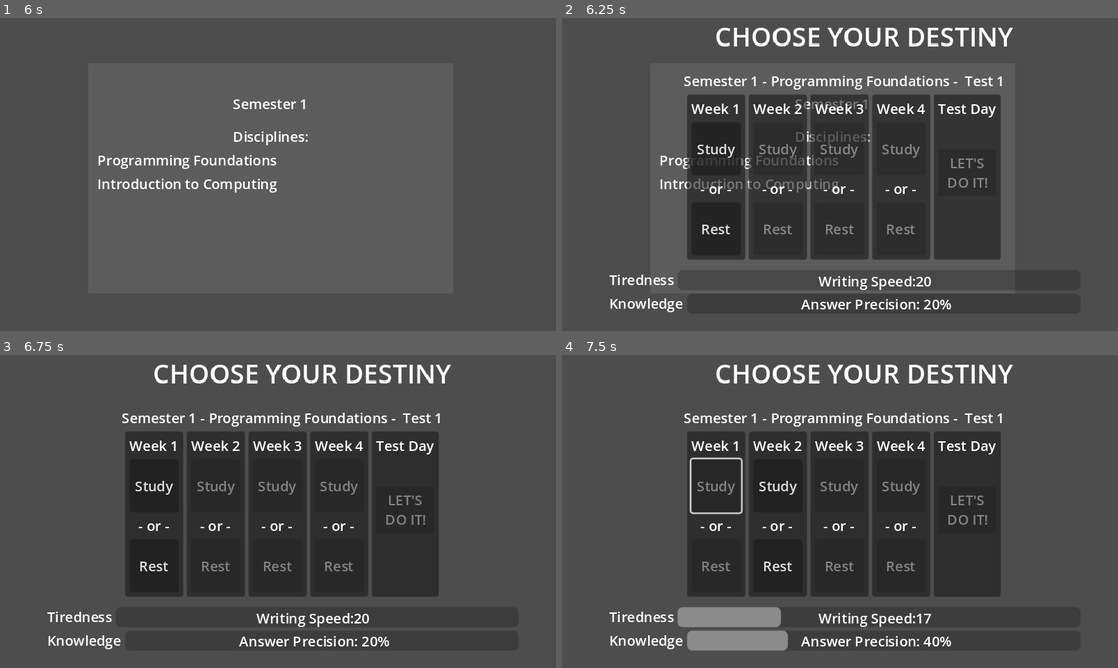
Above: before the commit, frames 1-4 (two rows, left to right).
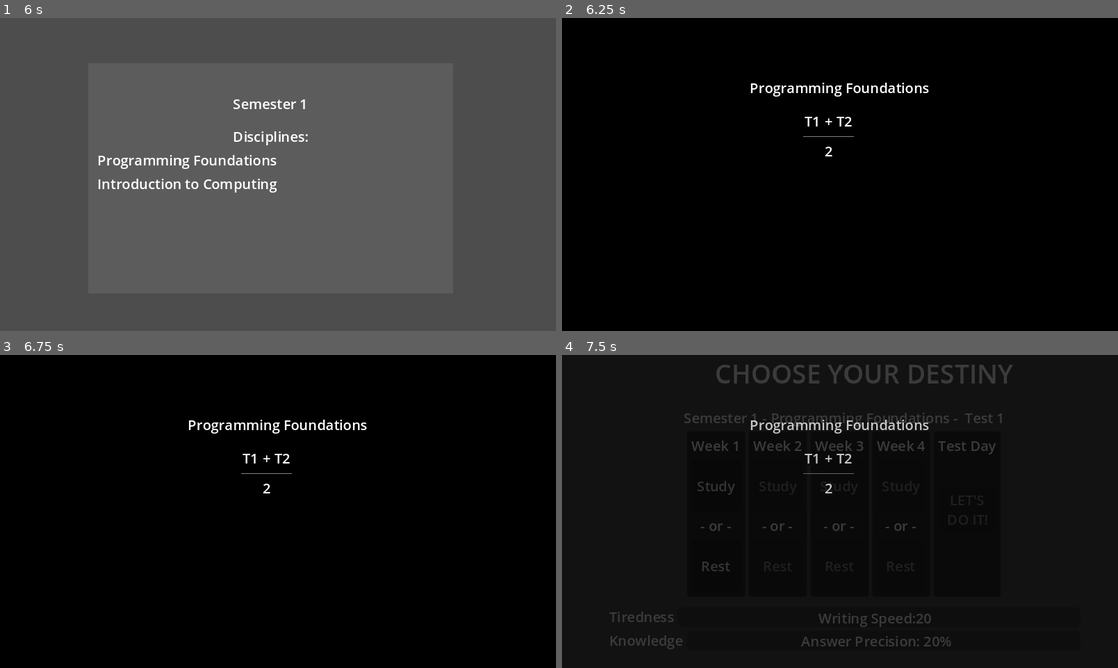
Above: after the commit, the same moments.

Repository: Dev-Hauffman/Magnum_Factum
Game: Godot game, scene res://scenes/main.tscn
Two runs of this game, one before a commit and one after it. Both use one fixed random seed, a clock stepped at 60 frames per second and the inputs below.
Inputs (mouse positions are in pixels of both pictures, inside the frame that each line leads up to):
- Up to frame 1 (6 s): click "Start Game" at 0.5 s; tap Enter at 1.25, 5.75 s; move the mouse to (400, 158) at 1.27 s; press the mouse at (400, 158) at 1.28 s; hold Right (ui_right) 1.28-2 s; release the mouse at (400, 158) at 2 s; drag from (166, 190) to (250, 237) at 2.02 s; move the mouse to (333, 105) at 2.77 s; press the mouse at (333, 105) at 2.78 s; hold Right (ui_right) 2.78-3.5 s; tap Mouse wheel up (zoom_in) at 2.85 s; release the mouse at (333, 105) at 3.5 s; tap Space at 3.5 s; drag from (250, 237) to (111, 127) at 3.52 s; move the mouse to (444, 221) at 4.27 s; press the mouse at (444, 221) at 4.28 s; hold Left (ui_left) 4.28-5 s; release the mouse at (444, 221) at 5 s; drag from (111, 127) to (194, 96) at 5.02 s; move the mouse to (305, 174) at 5.77 s; hold Down (ui_down) from 5.78 s (still down); hold Middle mouse button (pan_button) from 5.78 s (still down)
- Up to frame 2 (6.25 s): keep holding Down (ui_down); keep holding Middle mouse button (pan_button); click (867, 174) at 6.05 s
- Up to frame 3 (6.75 s): release Down (ui_down) at 6.5 s; release Middle mouse button (pan_button) at 6.5 s; drag from (194, 433) to (166, 527) at 6.52 s
- Up to frame 4 (7.5 s): click "Study" at 7.25 s

Frame 1 is identical in both runs. In frame 2, 100% of the frame differs, in the area x 0-100%, y 0-100%; in frame 3, 100%; in frame 4, 100%.

Commit message:
game over screen

Diff:
--- a/project.godot
+++ b/project.godot
@@ -40,6 +40,11 @@
 "events": [Object(InputEventMouseButton,"resource_local_to_scene":false,"resource_name":"","device":-1,"window_id":0,"a …(259 unchanged characters)…
 ]
 }
+left_mouse_button={
+"deadzone": 0.5,
+"events": [Object(InputEventMouseButton,"resource_local_to_scene":false,"resource_name":"","device":-1,"window_id":0,"alt_pressed":false,"shift_pressed":false,"ctrl_pressed":false,"meta_pressed":false,"button_mask":1,"position":Vector2(234, 10),"global_position":Vector2(238, 53),"factor":1.0,"button_index":1,"canceled":false,"pressed":true,"double_click":false,"script":null)
+]
+}
 
 [rendering]
 
--- a/scenes/game_manager.gd
+++ b/scenes/game_manager.gd
@@ -5,6 +5,7 @@
 var current_scene
 var current_tiredness_level:int = 0
 var current_test_info:Array = []
+var tests_order_index:int = 0
 
 
 @onready var semester_manager:SemesterManager = $SemesterManager
@@ -38,11 +39,12 @@
 		end_semester()
 	else:
 		var next_test:Array = semester_manager.tests_order.pop_front()
+		tests_order_index = next_test[1]
 		current_test_info = next_test
 		var test_preparation = preload("res://scenes/test_preparation/test_preparation.tscn").instantiate()
 		current_scene = test_preparation
 		add_child(test_preparation)
-		test_preparation.initialize(next_test[0], str(next_test[1]), current_tiredness_level, current_semester)
+		test_preparation.initialize(next_test[0], str(next_test[1]), current_tiredness_level, current_semester, semester_manager.disciplines_data[next_test[0]]["scores"])
 		test_preparation.finished_preparation.connect(Callable(self, "run_test"))
 		test_preparation.stress_defined.connect(Callable(self, "update_accumulated_stress"))
 
@@ -54,7 +56,7 @@
 	if passed:
 		set_current_semester_disciplines()
 	if not passed:
-		print_debug("GAME OVER")
+		end_game()
 
 
 func run_test(writing_speed, precision):
@@ -73,4 +75,16 @@
 
 func treat_test_end(score:float):
 	semester_manager.disciplines_data[current_test_info[0]]["scores"].append(score)
+	if tests_order_index + 1 == 1:
+		var necessary_score:float = 14.0 - score
+		if necessary_score > 10:
+			end_game()
+	if tests_order_index + 1 == semester_manager.disciplines_data[current_test_info[0]]["quantity"]:
+		var passed:bool = semester_manager.check_final_grades()
+		if not passed:
+			end_game()
 	run_semester()
+
+
+func end_game():
+	get_tree().change_scene_to_file("res://scenes/game_over/game_over.tscn")
--- /dev/null
+++ b/scenes/game_over/game_over.gd
@@ -0,0 +1,6 @@
+extends ColorRect
+
+
+func _input(event):
+	if event.is_action_pressed("left_mouse_button"):
+		get_tree().change_scene_to_file("res://scenes/main_menu/main_menu.tscn")
--- /dev/null
+++ b/scenes/game_over/game_over.tscn
@@ -0,0 +1,63 @@
+[gd_scene load_steps=2 format=3 uid="uid://dckyei64f0fq6"]
+
+[ext_resource type="Script" path="res://scenes/game_over/game_over.gd" id="1_7qppo"]
+
+[node name="GameOver" type="ColorRect"]
+anchors_preset = 15
+anchor_right = 1.0
+anchor_bottom = 1.0
+grow_horizontal = 2
+grow_vertical = 2
+color = Color(0, 0, 0, 1)
+script = ExtResource("1_7qppo")
+
+[node name="GameLabel" type="Label" parent="."]
+layout_mode = 0
+offset_left = 216.0
+offset_top = -1.0
+offset_right = 417.0
+offset_bottom = 98.0
+theme_override_font_sizes/font_size = 70
+text = "GAME"
+
+[node name="OverLabel" type="Label" parent="."]
+layout_mode = 0
+offset_left = 229.0
+offset_top = 70.0
+offset_right = 412.0
+offset_bottom = 169.0
+theme_override_font_sizes/font_size = 70
+text = "OVER"
+
+[node name="FailReasonLabel" type="Label" parent="."]
+layout_mode = 0
+offset_left = 160.0
+offset_top = 164.0
+offset_right = 492.0
+offset_bottom = 190.0
+text = "You failed to pass on a discipline"
+horizontal_alignment = 1
+
+[node name="FailurePhrase" type="Label" parent="."]
+layout_mode = 1
+anchors_preset = 8
+anchor_left = 0.5
+anchor_top = 0.5
+anchor_right = 0.5
+anchor_bottom = 0.5
+offset_left = -55.0
+offset_top = 20.0
+offset_right = 58.0
+offset_bottom = 46.0
+grow_horizontal = 2
+grow_vertical = 2
+text = "Now you think this course might not be what you want"
+horizontal_alignment = 1
+
+[node name="Label" type="Label" parent="."]
+layout_mode = 0
+offset_left = 415.0
+offset_top = 328.0
+offset_right = 627.0
+offset_bottom = 354.0
+text = "Click to head to main menu"
--- a/scenes/semester_manager.gd
+++ b/scenes/semester_manager.gd
@@ -51,12 +51,13 @@
 func check_final_grades() -> bool:
 	var passed:bool = true
 	for discipline in disciplines_data:
-		var final_score:float = 0
-		for score in disciplines_data[discipline]["scores"]:
-			final_score += score
-		final_score = snapped(final_score / float(disciplines_data[discipline]["quantity"]), 0.1)
-		print_debug(discipline + "final score is: " + str(final_score))
-		disciplines_data[discipline]["final_grade"] = final_score
-		if final_score < 7.0:
-			passed = false
+		if disciplines_data[discipline]["quantity"] == disciplines_data[discipline]["scores"].size():
+			var final_score:float = 0
+			for score in disciplines_data[discipline]["scores"]:
+				final_score += score
+			final_score = snapped(final_score / float(disciplines_data[discipline]["quantity"]), 0.1)
+			print_debug(discipline + "final score is: " + str(final_score))
+			disciplines_data[discipline]["final_grade"] = final_score
+			if final_score < 7.0:
+				passed = false
 	return passed
--- a/scenes/test_preparation/test_preparation.gd
+++ b/scenes/test_preparation/test_preparation.gd
@@ -8,10 +8,13 @@
 var number_of_weeks:int = 4
 var rest_amount:int = 15
 var stress_amount:int = 25
-var writing_speed:int = 10
-var precision:int
+var writing_speed:int
+var precision:int = 20
 var choice_panels:Array = []
 var choice_panels_index:int = 1
+
+var preview_precision:int
+var preview_writing_speed:int
 
 
 @onready var test_name_label:Label = $VBoxContainer/TestNameLabel
@@ -25,13 +28,24 @@
 @onready var knowledge_bar_preview = $HBoxContainer3/VBoxContainer2/KnowledgeContainer/KnowledgeBar/KnowledgeBarPreview
 @onready var tiredness_preview_animation = $HBoxContainer3/VBoxContainer2/TirednessContainer/TirednessBar/TirednessBarPreview/TirednessPreviewAnimation
 @onready var knowledge_animation_preview = $HBoxContainer3/VBoxContainer2/KnowledgeContainer/KnowledgeBar/KnowledgeBarPreview/KnowledgeAnimationPreview
+@onready var overview_animation_player = $OverviewAnimationPlayer
+@onready var score_warning = $Overview/ScoreWarning
+@onready var first_test_value = $Overview/FormulaContainer/FormulaDenominator/FirstTestValue
+@onready var discipline_name = $Overview/DisciplineName
 
 
-func initialize(test_name:String, test_number:String, stress_level:int, semester_number:int):
+func _ready():
+	overview_animation_player.play("Fade out")
+
+func initialize(test_name:String, test_number:String, stress_level:int, semester_number:int, scores:Array):
 	test_name_label.text = "Semester " + str(semester_number) + " - " + test_name + " - " +  " Test " + str(int(test_number)+1)
 	tiredness_bar.value = stress_level
 	update_speed_value()
 	populate_choices()
+	discipline_name.text = test_name
+	if int(test_number) > 0:
+		update_formula(scores)
+		populate_score_warn(scores)
 
 
 func populate_choices():
@@ -60,10 +74,12 @@
 		knowledge_bar_preview.value = knowledge_bar.value + 100 / number_of_weeks
 	else:
 		knowledge_bar_preview.value = 100
+	answer_precision_value.text = "Answer Precision: " + str(get_precision_value(knowledge_bar_preview.value)) +"%"
 	if tiredness_bar.value != 100:
 		tiredness_bar_preview.value = tiredness_bar.value + stress_amount
 	else:
 		tiredness_bar_preview.value = 100
+	writing_speed_value.text = "Writing Speed:" + str(get_writing_speed_value(tiredness_bar_preview.value))
 	knowledge_animation_preview.play("Pulse")
 	tiredness_preview_animation.play("Pulse")
 
@@ -71,6 +87,8 @@
 func remove_preview():
 	knowledge_bar_preview.value = 0
 	tiredness_bar_preview.value = 0
+	writing_speed_value.text = "Writing Speed:" + str(writing_speed)
+	answer_precision_value.text = "Answer Precision: " + str(precision) +"%"
 	if tiredness_preview_animation.is_playing():
 		tiredness_preview_animation.stop()
 	if knowledge_animation_preview.is_playing():
@@ -83,6 +101,7 @@
 		tiredness_preview_animation.play("Pulse")
 	else:
 		tiredness_bar_preview.value = 0
+	writing_speed_value.text = "Writing Speed:" + str(get_writing_speed_value(tiredness_bar_preview.value))
 
 
 func study_selected():
@@ -96,18 +115,23 @@
 
 
 func update_precision_value():
-	if knowledge_bar.value == 100:
-		precision = 80
-	elif knowledge_bar.value >= 75:
-		precision = 60
-	elif knowledge_bar.value >= 50:
-		precision = 50
-	elif knowledge_bar.value >= 25:
-		precision = 40
+	precision = get_precision_value(knowledge_bar.value)
+	answer_precision_value.text = "Answer Precision: " + str(precision) +"%"
+
+
+func get_precision_value(value:int) -> int:
+	var result:int
+	if value == 100:
+		result = 80
+	elif value >= 75:
+		result = 60
+	elif value >= 50:
+		result = 50
+	elif value >= 25:
+		result = 40
 	else:
-		precision = 20
-	knowledge_bar.tooltip_text = "Your answer precision is " + str(precision)
-	answer_precision_value.text = "Answer Precision: " + str(precision) +"%"
+		result = 20
+	return result
 
 
 func rest_selected():
@@ -122,11 +146,15 @@
 
 
 func update_speed_value():
-	writing_speed = 20 - (tiredness_bar.value/10)
+	writing_speed = get_writing_speed_value(tiredness_bar.value)
+	writing_speed_value.text = "Writing Speed:" + str(writing_speed)
+
+
+func get_writing_speed_value(value:int) -> int:
+	var result:int = 20 - (float(value)/10.0)
 	if writing_speed == 0:
 		writing_speed = 10
-	tiredness_bar.tooltip_text = "Your writing speed is at " + str(writing_speed)
-	writing_speed_value.text = "Writing Speed:" + str(writing_speed)
+	return result
 
 
 func enable_next_choice_panel():
@@ -143,3 +171,13 @@
 func _on_button_pressed():
 	emit_signal("finished_preparation", writing_speed, precision)
 	emit_signal("stress_defined", tiredness_bar.value)
+
+
+func populate_score_warn(scores:Array):
+	var necessary_score:float = 14.0 - scores[0]
+	score_warning.text = "You need to score " + str(necessary_score)
+	score_warning.visible = true
+
+
+func update_formula(scores:Array):
+	first_test_value.text = str(scores[0])
--- a/scenes/test_preparation/test_preparation.tscn
+++ b/scenes/test_preparation/test_preparation.tscn
@@ -1,8 +1,11 @@
-[gd_scene load_steps=7 format=3 uid="uid://cnatboplfjvps"]
+[gd_scene load_steps=12 format=3 uid="uid://cnatboplfjvps"]
 
 [ext_resource type="Script" path="res://scenes/test_preparation/test_preparation.gd" id="1_trmle"]
 [ext_resource type="PackedScene" uid="uid://dcn4tuxqo0gbr" path="res://scenes/test_preparation/choice_panel.tscn" id="2_d7i80"]
 [ext_resource type="Animation" uid="uid://btjqe6je1e1si" path="res://resources/pulse_animation.res" id="2_w42ns"]
+
+[sub_resource type="Theme" id="Theme_kip0t"]
+TooltipLabel/font_sizes/font_size = 10
 
 [sub_resource type="Animation" id="Animation_oin8y"]
 length = 0.001
@@ -25,9 +28,73 @@
 "RESET": SubResource("Animation_oin8y")
 }
 
+[sub_resource type="Theme" id="Theme_m5n2d"]
+TooltipLabel/font_sizes/font_size = 10
+
 [sub_resource type="AnimationLibrary" id="AnimationLibrary_toxy5"]
 _data = {
 "Pulse": ExtResource("2_w42ns")
+}
+
+[sub_resource type="Animation" id="Animation_3si2r"]
+resource_name = "Fade out"
+length = 2.0
+tracks/0/type = "value"
+tracks/0/imported = false
+tracks/0/enabled = true
+tracks/0/path = NodePath("Overview:modulate")
+tracks/0/interp = 1
+tracks/0/loop_wrap = true
+tracks/0/keys = {
+"times": PackedFloat32Array(1, 2),
+"transitions": PackedFloat32Array(1, 1),
+"update": 0,
+"values": [Color(1, 1, 1, 1), Color(1, 1, 1, 0)]
+}
+tracks/1/type = "value"
+tracks/1/imported = false
+tracks/1/enabled = true
+tracks/1/path = NodePath("Overview:visible")
+tracks/1/interp = 1
+tracks/1/loop_wrap = true
+tracks/1/keys = {
+"times": PackedFloat32Array(0, 2),
+"transitions": PackedFloat32Array(1, 1),
+"update": 1,
+"values": [true, false]
+}
+
+[sub_resource type="Animation" id="Animation_oed7v"]
+length = 0.001
+tracks/0/type = "value"
+tracks/0/imported = false
+tracks/0/enabled = true
+tracks/0/path = NodePath("Overview:modulate")
+tracks/0/interp = 1
+tracks/0/loop_wrap = true
+tracks/0/keys = {
+"times": PackedFloat32Array(0),
+"transitions": PackedFloat32Array(1),
+"update": 0,
+"values": [Color(1, 1, 1, 1)]
+}
+tracks/1/type = "value"
+tracks/1/imported = false
+tracks/1/enabled = true
+tracks/1/path = NodePath("Overview:visible")
+tracks/1/interp = 1
+tracks/1/loop_wrap = true
+tracks/1/keys = {
+"times": PackedFloat32Array(0),
+"transitions": PackedFloat32Array(1),
+"update": 1,
+"values": [true]
+}
+
+[sub_resource type="AnimationLibrary" id="AnimationLibrary_pukbg"]
+_data = {
+"Fade out": SubResource("Animation_3si2r"),
+"RESET": SubResource("Animation_oed7v")
 }
 
 [node name="TestPreparation" type="CanvasLayer"]
@@ -62,7 +129,8 @@
 layout_mode = 2
 size_flags_horizontal = 3
 size_flags_vertical = 1
-tooltip_text = "you speed is at 10"
+tooltip_text = "Writing speed defines how many letters you write per click "
+theme = SubResource("Theme_kip0t")
 show_percentage = false
 
 [node name="WritingSpeedValue" type="Label" parent="HBoxContainer3/VBoxContainer2/TirednessContainer/TirednessBar"]
@@ -78,6 +146,7 @@
 layout_mode = 0
 offset_right = 464.0
 offset_bottom = 27.0
+mouse_filter = 2
 show_percentage = false
 
 [node name="TirednessPreviewAnimation" type="AnimationPlayer" parent="HBoxContainer3/VBoxContainer2/TirednessContainer/TirednessBar/TirednessBarPreview"]
@@ -97,7 +166,8 @@
 layout_mode = 2
 size_flags_horizontal = 3
 size_flags_vertical = 1
-tooltip_text = "your precision is 20%"
+tooltip_text = "Answer precision defines how likely you are to be correct on each paragraph write"
+theme = SubResource("Theme_m5n2d")
 show_percentage = false
 
 [node name="AnswerPrecisionValue" type="Label" parent="HBoxContainer3/VBoxContainer2/KnowledgeContainer/KnowledgeBar"]
@@ -113,6 +183,7 @@
 layout_mode = 0
 offset_right = 453.0
 offset_bottom = 27.0
+mouse_filter = 2
 show_percentage = false
 
 [node name="KnowledgeAnimationPreview" type="AnimationPlayer" parent="HBoxContainer3/VBoxContainer2/KnowledgeContainer/KnowledgeBar/KnowledgeBarPreview"]
@@ -208,4 +279,86 @@
 text = "LET'S
 DO IT!"
 
+[node name="Overview" type="ColorRect" parent="."]
+anchors_preset = 15
+anchor_right = 1.0
+anchor_bottom = 1.0
+grow_horizontal = 2
+grow_vertical = 2
+color = Color(0, 0, 0, 1)
+
+[node name="DisciplineName" type="Label" parent="Overview"]
+layout_mode = 1
+anchors_preset = 8
+anchor_left = 0.5
+anchor_top = 0.5
+anchor_right = 0.5
+anchor_bottom = 0.5
+offset_left = -146.0
+offset_top = -111.0
+offset_right = 146.0
+offset_bottom = -85.0
+grow_horizontal = 2
+grow_vertical = 2
+text = "Computability and Complexity Theory"
+horizontal_alignment = 1
+
+[node name="FormulaContainer" type="VBoxContainer" parent="Overview"]
+layout_mode = 1
+anchors_preset = 8
+anchor_left = 0.5
+anchor_top = 0.5
+anchor_right = 0.5
+anchor_bottom = 0.5
+offset_left = -41.0
+offset_top = -73.0
+offset_right = 15.0
+offset_bottom = -9.0
+grow_horizontal = 2
+grow_vertical = 2
+
+[node name="FormulaDenominator" type="HBoxContainer" parent="Overview/FormulaContainer"]
+layout_mode = 2
+
+[node name="FirstTestValue" type="Label" parent="Overview/FormulaContainer/FormulaDenominator"]
+layout_mode = 2
+text = "T1"
+
+[node name="Plus" type="Label" parent="Overview/FormulaContainer/FormulaDenominator"]
+layout_mode = 2
+text = "+"
+
+[node name="SecontTestValue" type="Label" parent="Overview/FormulaContainer/FormulaDenominator"]
+layout_mode = 2
+text = "T2"
+
+[node name="HSeparator" type="HSeparator" parent="Overview/FormulaContainer"]
+layout_mode = 2
+
+[node name="FormulaDivisor" type="Label" parent="Overview/FormulaContainer"]
+layout_mode = 2
+text = "2"
+horizontal_alignment = 1
+
+[node name="ScoreWarning" type="Label" parent="Overview"]
+visible = false
+layout_mode = 1
+anchors_preset = 8
+anchor_left = 0.5
+anchor_top = 0.5
+anchor_right = 0.5
+anchor_bottom = 0.5
+offset_left = -103.5
+offset_top = -1.0
+offset_right = 75.5
+offset_bottom = 25.0
+grow_horizontal = 2
+grow_vertical = 2
+text = "You need to score 10.0 "
+
+[node name="OverviewAnimationPlayer" type="AnimationPlayer" parent="."]
+libraries = {
+"": SubResource("AnimationLibrary_pukbg")
+}
+
 [connection signal="pressed" from="VBoxContainer/ChoiceContainer/TestContainer/MarginContainer/VBoxContainer/TestStartButton" to="." method="_on_button_pressed"]
--- a/scenes/test_scene/test_scene.tscn
+++ b/scenes/test_scene/test_scene.tscn
@@ -259,7 +259,7 @@
 
 [node name="SubViewport" type="SubViewport" parent="GridContainer/TestViewportContainer"]
 handle_input_locally = false
-size = Vector2i(640, 360)
+size = Vector2i(2, 2)
 render_target_update_mode = 4
 
 [node name="TestCamera2D" type="Camera2D" parent="GridContainer/TestViewportContainer/SubViewport"]
